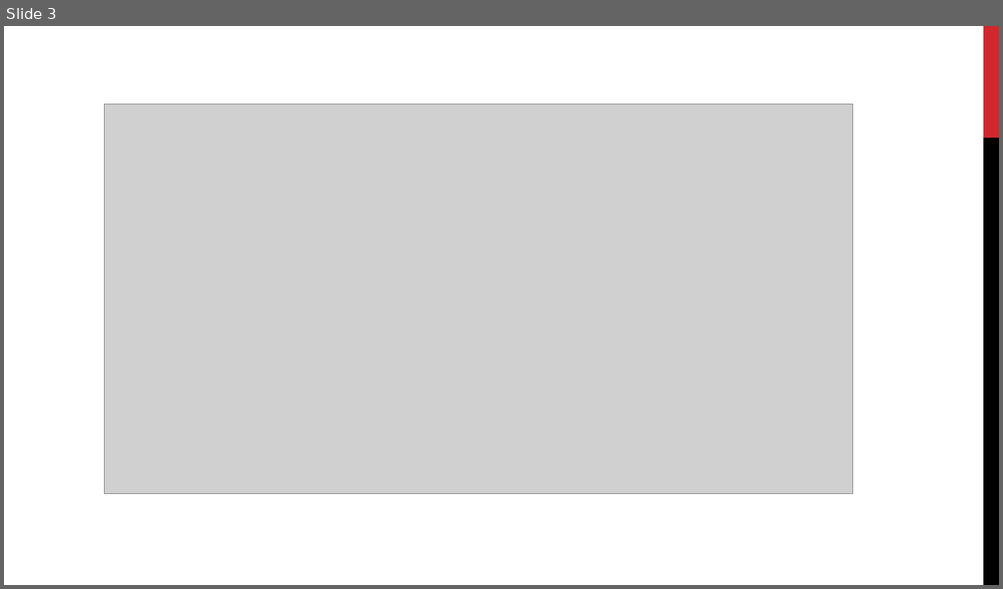
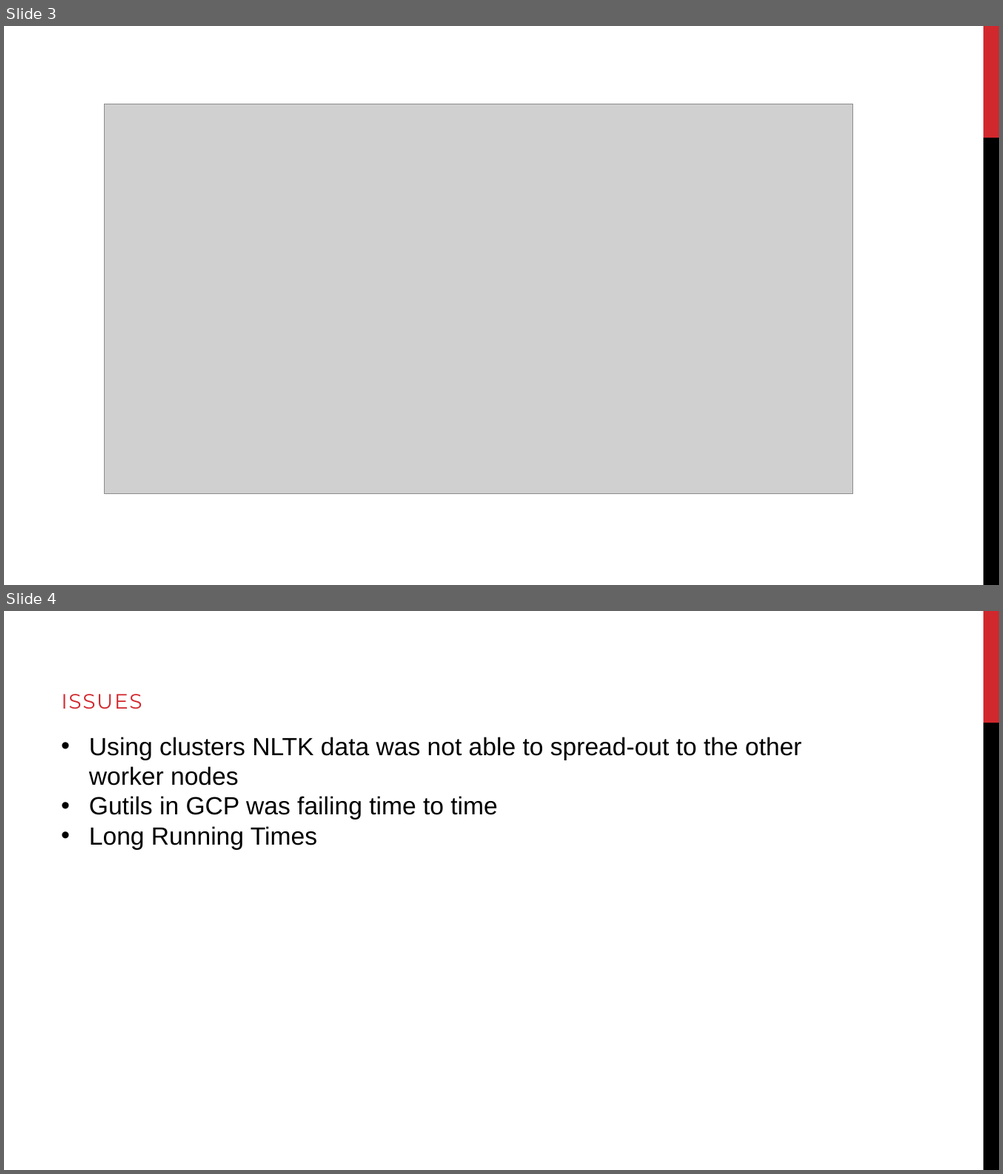
Before and after one commit to dsp-uga/sp18, a slide deck: projects/p1/lightningtalks/andromeda/andromeda-p1.pptx. Shown one above the other, each under a label of ours: slide 3 before the commit, slides 3 and 4 after it. The pictures are 1003x589 and 1003x1174 pixels, drawn with LibreOffice and Linux fonts; fonts in the diff are those of the drawing; grey boxes stand for pictures. Boxes give left, top, right and bottom in pixels: in the first picture for what was removed or moved away, otherwise in the second. Text is boxed around its words. In the diff, an @@ line names an element or a change of style, - is before the commit and + after.

```diff
--- a/projects/p1/lightningtalks/andromeda/andromeda-p1.pptx
+++ b/projects/p1/lightningtalks/andromeda/andromeda-p1.pptx
@@ slide 4 added at (4, 611, 999, 1170), background #FFFFFF; not listed: 2 template elements that a slide beside it also shows @@
@@ text added at (61, 694, 142, 709), 20 pt, text #D1282E @@
+ISSUES
@@ text added at (89, 737, 802, 850), 24 pt, text #000000 @@
+• Using clusters NLTK data was not able to spread-out to the other worker nodes
+• Gutils in GCP was failing time to time
+• Long Running Times
```
Also in this commit, not shown: 1 other slide added, 3 other files.
